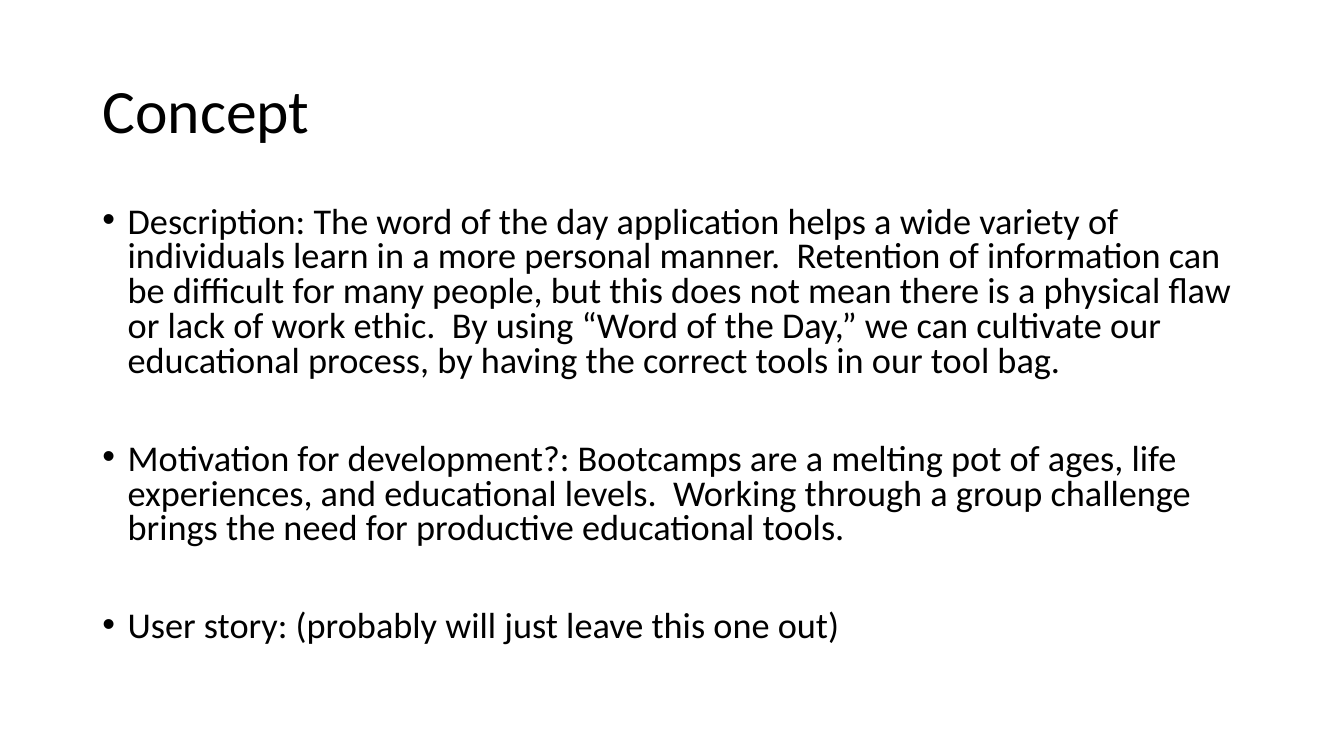
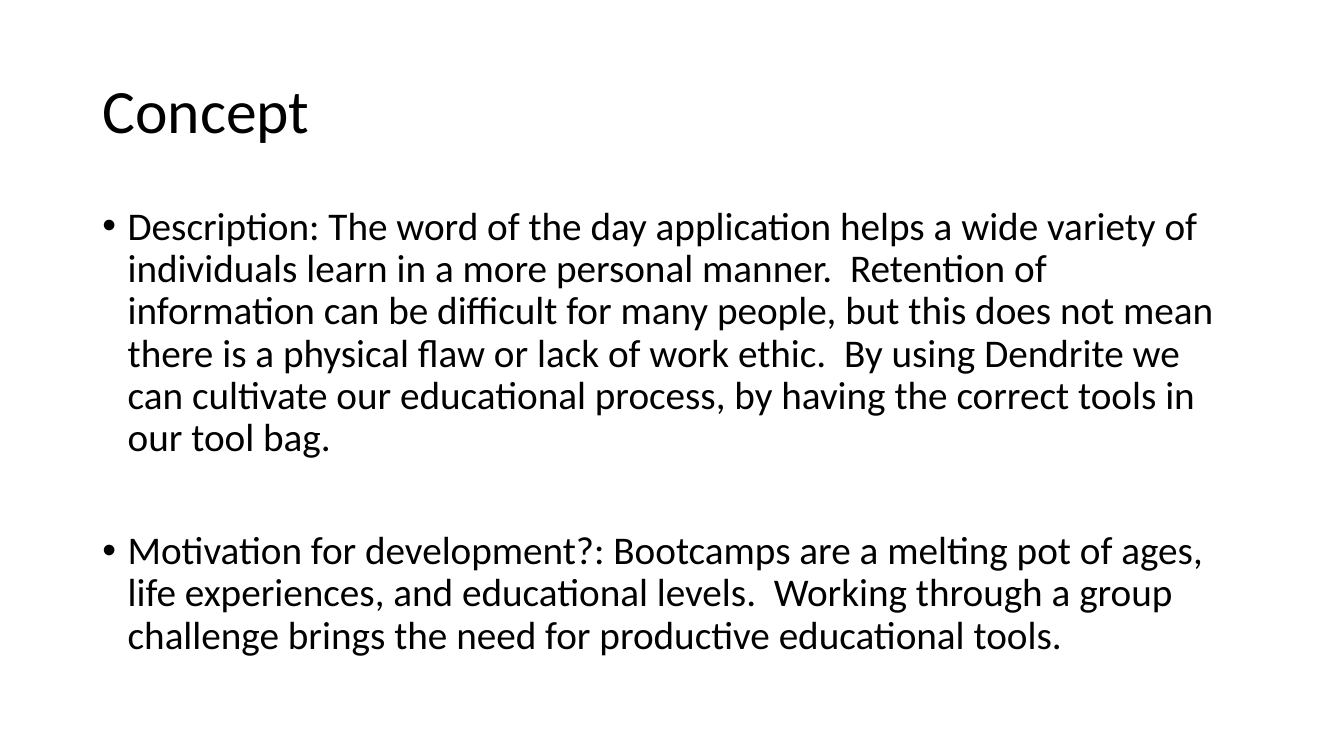
Before and after one commit to Calterat/dendrite, a slide deck: slide 3 of Project1 dendrite presentation.pptx. Drawn at 1344x756 pixels with LibreOffice and Linux fonts; fonts in the diff are those of the drawing. Boxes give left, top, right and bottom in pixels: in the first picture for what was removed or moved away, otherwise in the second. Text is boxed around its words. In the diff, an @@ line names an element or a change of style, - is before the commit and + after.

Commit message:
updated powerpoint

```diff
--- a/Project1 dendrite presentation.pptx
+++ b/Project1 dendrite presentation.pptx
@@ text at (128, 212, 1213, 458): text changed; size 25.9 to 28 pt @@
-• Description: The word of the day application helps a wide variety of individuals learn in a more personal manner. Retention of information can be difficult for many people, but this does not mean there is a physical flaw or lack of work ethic. By using “Word of the Day,” we can cultivate our educational process, by having the correct tools in our tool bag.
+• Description: The word of the day application helps a wide variety of individuals learn in a more personal manner. Retention of information can be difficult for many people, but this does not mean there is a physical flaw or lack of work ethic. By using Dendrite we can cultivate our educational process, by having the correct tools in our tool bag.
@@ text at (128, 536, 1202, 656): size 25.9 to 28 pt in "Motivation for development?: Bootcamps are a melting ..."; line spacing 0.8 to 0.9 @@
@@ text at (128, 611, 839, 645): paragraph removed @@
-• User story: (probably will just leave this one out)
```
Also in this commit, not shown: 3 other slides changed, 1 slide added, 1 slide removed.
